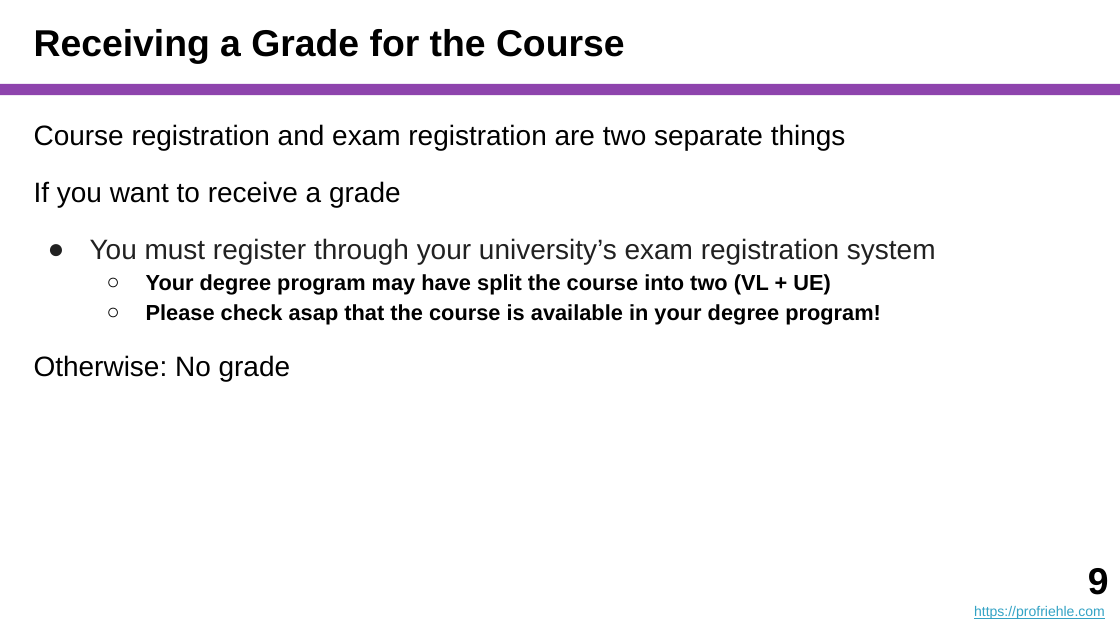
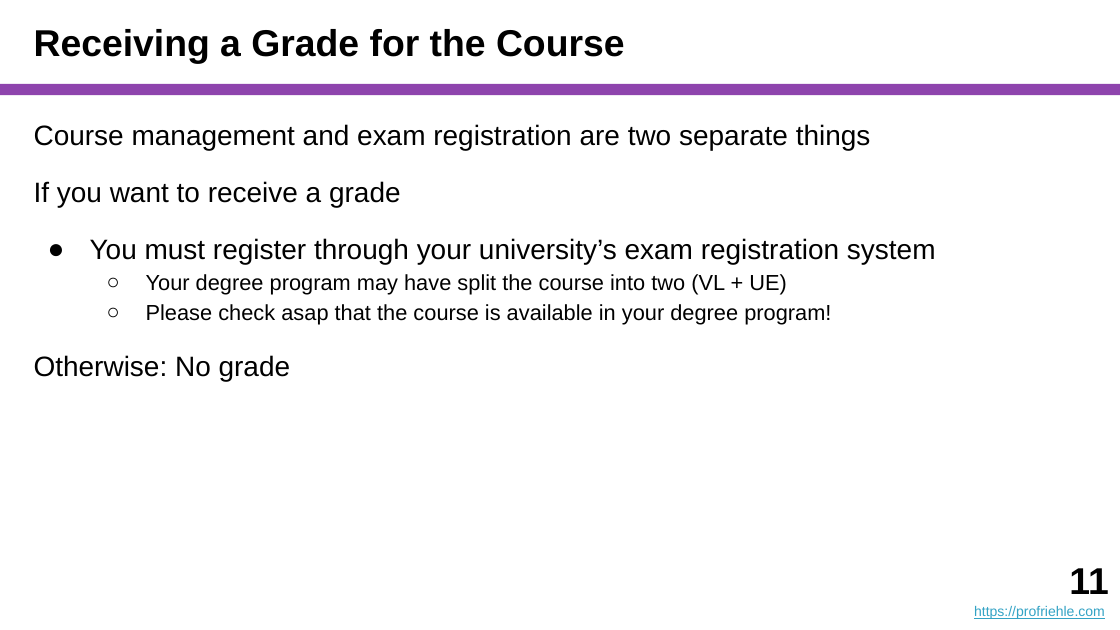
Before and after one commit to dirkriehle/coach-course, a slide deck: slide 11 of Lecture Slides/COACH A01 - Introduction.pptx (slide 9 before the commit). Drawn at 1120x630 pixels with LibreOffice and Linux fonts; fonts in the diff are those of the drawing. Boxes give left, top, right and bottom in pixels: in the first picture for what was removed or moved away, otherwise in the second. Text is boxed around its words. In the diff, an @@ line names an element or a change of style, - is before the commit and + after.

```diff
--- a/Lecture Slides/COACH A01 - Introduction.pptx
+++ b/Lecture Slides/COACH A01 - Introduction.pptx
@@ text at (34, 124, 871, 150): text changed @@
-Course registration and exam registration are two separate things
+Course management and exam registration are two separate things
@@ text at (90, 238, 936, 325): text colour #212121 to #000000 in "You must register through your university’s exam ..."; bold off in "Your degree program may have split the ...", "Please check asap that the course is ..."; bullet colour #212121 to #000000 @@
@@ text at (1069, 568, 1108, 594): text changed @@
-9
+11
```
Also in this commit, not shown: 10 other slides changed, 2 slides added, 3 other files.
